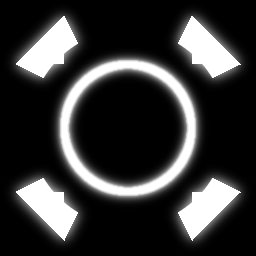
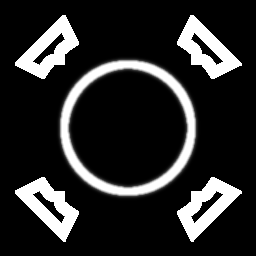
Two versions of the same layered image (256x256). Layer-by-layer changes:
hid "Eingefügte Ebene" over [47, 47, 210, 210]
added layer "Pasted Layer#1" above "Gfig Layer 0 copy#1" over [33, 33, 223, 223]
painted on "Gfig Layer 0 copy#1" over [15, 15, 242, 242]
hid "Gfig Layer 0 copy" over [5, 5, 251, 251]
